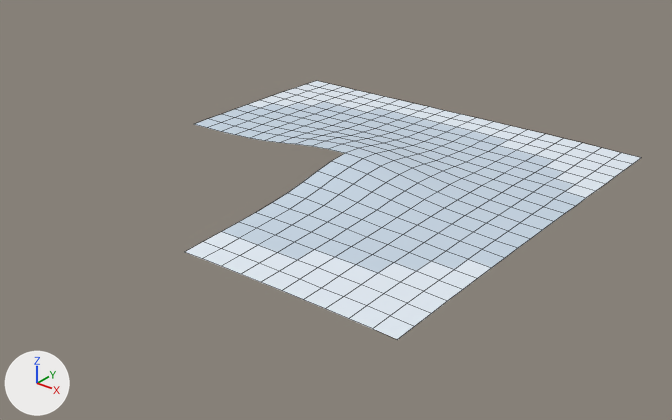
Two versions of the FBX model Assets/_Project/Content/Models/Level/WorldCell_-3_-3.fbx, one commit apart.
The view is the same before and after, from a camera (50 mm lens) standing at (727.0, -929.0, 538.0) and looking at (6.0, -28.0, -21.0). Every picture has the same lights, and +X, +Y and +Z are marked at lower left. The first picture is the older version. Mesh edges are drawn as thin lines. Where no turn or scale is listed for an object, it has been applied to the vertices.

Names of what the first picture shows: 'WorldCell_-3_-3'.
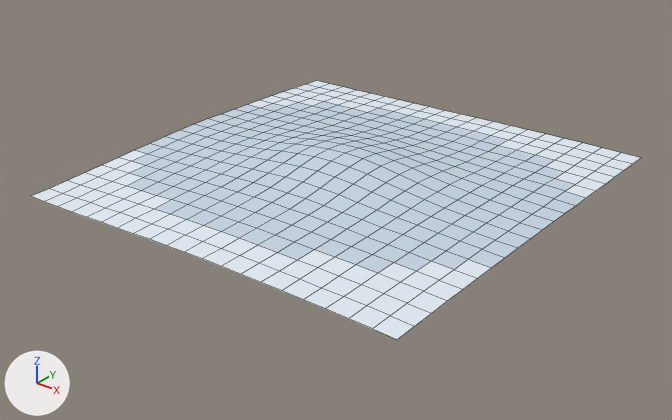
Patch to the scene script:
```diff
--- a/Assets/_Project/Content/Models/Level/WorldCell_-3_-3.fbx.py
+++ b/Assets/_Project/Content/Models/Level/WorldCell_-3_-3.fbx.py
@@ me_worldcell__3__3 @@
 # used by ob_worldcell__3__3; location = (0.0, 0.0, 0.0)
-me_worldcell__3__3.from_pydata(...)  # 341 vertices, 300 faces; spans x -300.0..300.0, y -300.0..300.0, z 19.0..52.0
+me_worldcell__3__3.from_pydata(...)  # 441 vertices, 400 faces; spans x -300.0..300.0, y -300.0..300.0, z 10.0..52.0
+# me_worldcell__3__3 part 1
+# 24 vertices are added at x -300.0..-60.0, y -300.0..-60.0, z 10.0..42.0
+# 7 new vertices lie (-30.0, 0.0, -1.0) away from vertices in x 0.0, y -270.0..-60.0, z 27.0..46.0
+# 6 new vertices lie (-30.0, 0.0, -2.0) away from vertices in x -30.0..0.0, y -300.0..-30.0, z 26.0..51.0
+# 7 new vertices lie (0.0, -30.0, -1.0) away from vertices in x -300.0..-60.0, y -270.0..0.0, z 24.0..47.0
+# 5 new vertices lie (0.0, -30.0, 0.0) away from vertices in x -270.0..-150.0, y -30.0..0.0, z 25.0..33.0
+# 6 new vertices lie (0.0, -30.0, -2.0) away from vertices in x -300.0..-60.0, y -180.0..-30.0, z 23.0..37.0
+# 7 new vertices lie (-30.0, 0.0, -2.0) away from vertices in x -210.0..-30.0, y -270.0..-60.0, z 24.0..39.0
+# 6 new vertices lie (0.0, -30.0, -2.0) away from vertices in x -270.0..-90.0, y -270.0..-60.0, z 22.0..31.0
+# 6 new vertices lie (0.0, -30.0, -1.0) away from vertices in x -300.0..-60.0, y -210.0..-60.0, z 21.0..27.0
+# 9 new vertices lie (-30.0, 0.0, -2.0) away from vertices in x -270.0..-60.0, y -300.0..-120.0, z 20.0..31.0
+# 6 new vertices lie (0.0, -30.0, -2.0) away from vertices in x -270.0..-120.0, y -210.0..-90.0, z 20.0..29.0
+# 6 new vertices lie (-30.0, 0.0, -1.0) away from vertices in x -270.0..-120.0, y -300.0..-150.0, z 16.0..25.0
+# 5 new vertices lie (0.0, -30.0, -2.0) away from vertices in x -300.0..-150.0, y -180.0, z 15.0..23.0
+# 68 new faces join them, mat_level_snowdeep (pale blue #c9d8e6)
+# 32 new faces join them, mat_level_snow (white #e4edf6)
 me_worldcell__3__3.materials.append(mat_level_snow)
```

Changed parts and their boxes (x1, y1, x2, y2) in the pictures (672 x 420 px):
'WorldCell_-3_-3', reshaped (34% wider)
    before: (185, 81, 641, 340)
    after: (31, 81, 641, 340)
part 1 of me_worldcell__3__3, added
    after: (31, 124, 345, 252)
